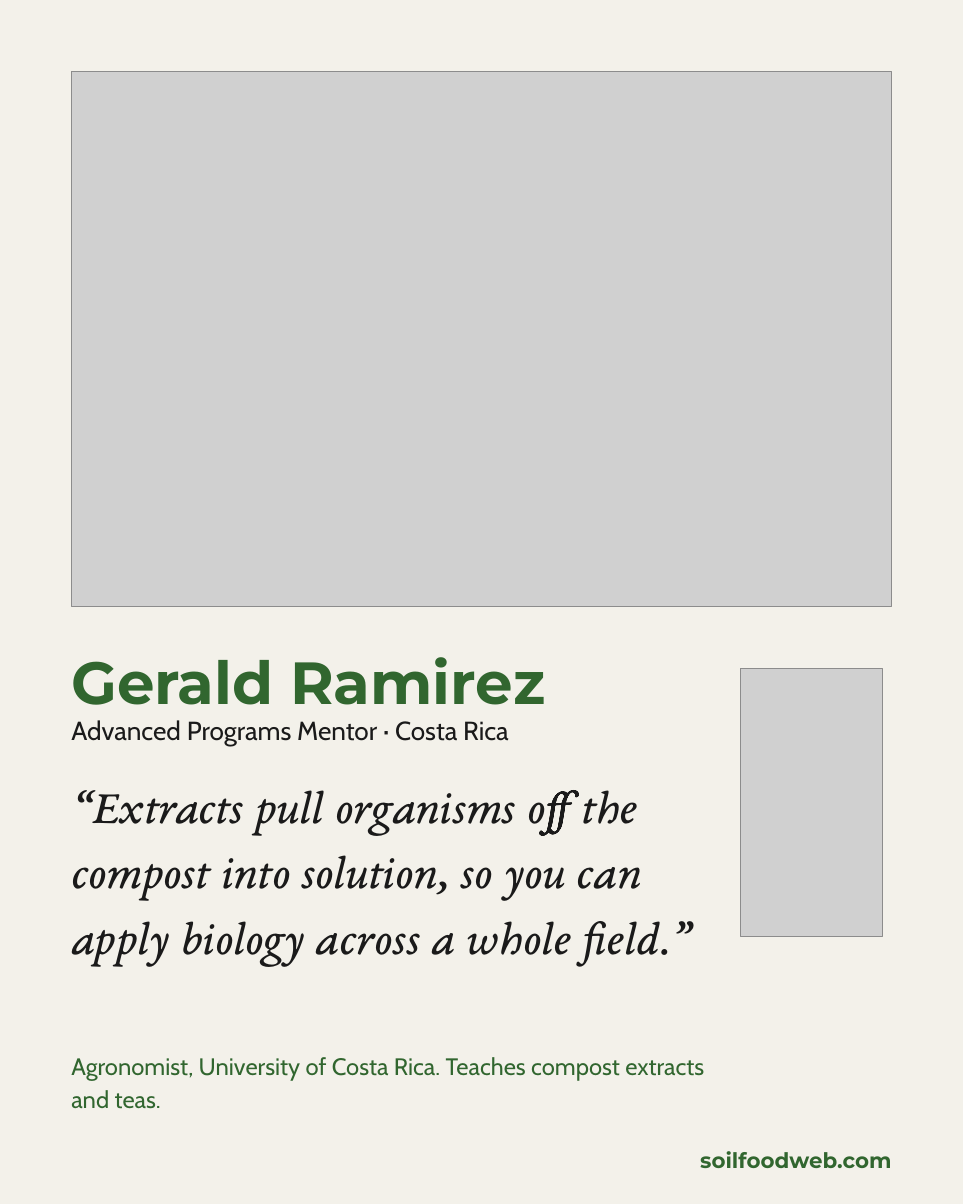
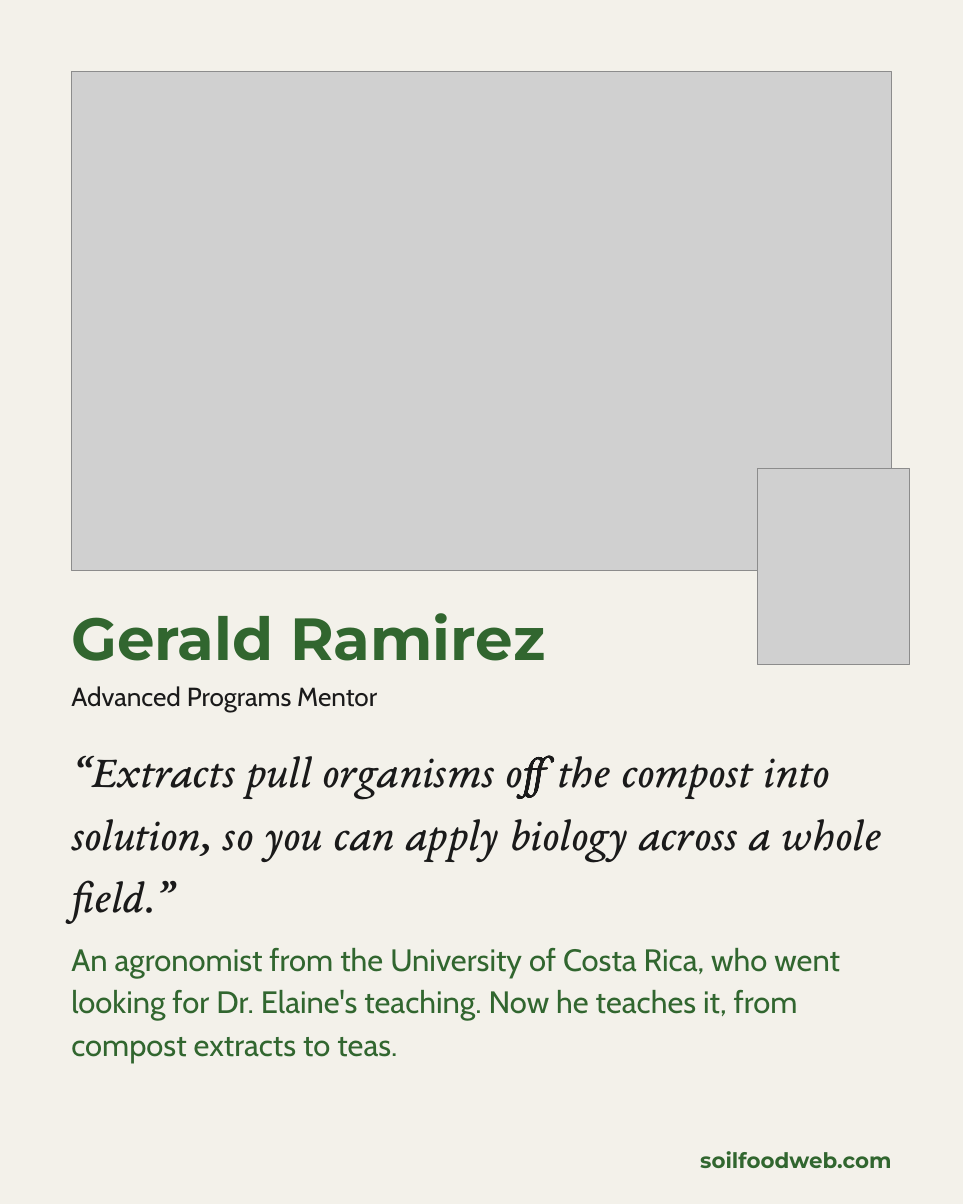
Before and after one commit to linneamoritznyc/SFW-SocialMedia, a slide deck: slide 11 of templates/posts/october/05-10-2026-mon-ig-teachers-day-v2.pptx (slide 4 before the commit). Drawn at 963x1204 pixels with LibreOffice and Linux fonts; fonts in the diff are those of the drawing; grey boxes stand for pictures. Boxes give left, top, right and bottom in pixels: in the first picture for what was removed or moved away, otherwise in the second. Text is boxed around its words. In the diff, an @@ line names an element or a change of style, - is before the commit and + after.

```diff
--- a/templates/posts/october/05-10-2026-mon-ig-teachers-day-v2.pptx
+++ b/templates/posts/october/05-10-2026-mon-ig-teachers-day-v2.pptx
@@ picture: place and size @@
-picture at (71,71,891,606)
+picture at (71,71,891,570)
@@ picture added at (758,468,909,663) @@
@@ text "Gerald Ramirez": place and size @@
-text "Gerald Ramirez" at (71,657,545,705)
+text "Gerald Ramirez" at (71,613,545,661)
@@ text "Gerald Ramirez" at (71,613,545,661): line spacing 1.2 to 1; vertical alignment middle to top @@
@@ text at (71,686,377,713): text changed @@
-Advanced Programs Mentor · Costa Rica
+Advanced Programs Mentor
@@ picture removed at (740,669,883,936) @@
@@ text "“Extracts pull organisms off the ...": place and size @@
-text "“Extracts pull organisms off the ..." at (71,790,690,966)
+text "“Extracts pull organisms off the ..." at (71,756,881,924)
@@ text "“Extracts pull organisms off the ..." at (71,756,881,924): size 40 to 38 pt @@
@@ text at (71,948,840,1064): text changed; size 20 to 26 pt @@
-Agronomist, University of Costa Rica. Teaches compost extracts and teas.
+An agronomist from the University of Costa Rica, who went looking for Dr. Elaine's teaching. Now he teaches it, from compost extracts to teas.
```
Also in this commit, not shown: 4 other slides changed, 11 slides added, 1 slide removed, 20 other files.
